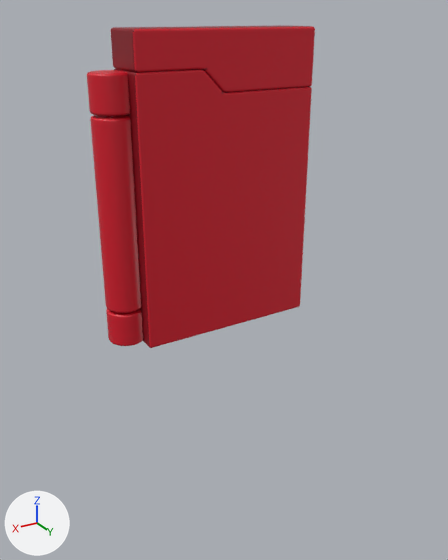
An edit to the Blender file assets-src/dex/pokedex.blend, drawn before and after from the same camera.
Both versions are drawn from a 50 mm lens placed at (0.097, 0.253, 0.145), pointed at (-0.059, -0.008, 0.015). Every picture has the same lights, and +X, +Y and +Z are marked at lower left. The picture after the commit comes second.

Objects in the first picture: 'Body', 'BodyTop', 'Hinge', 'HingeBottom', 'HingeTop'.
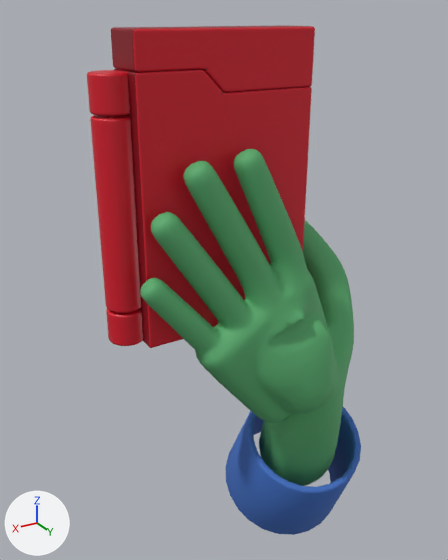
Where the change shows, as pixel boxes (x1, y1, x2, y2) in the pictures (448 x 560 px):
'Hand', added
    after: (140, 149, 361, 535)
    faces in mat_glovegreen (green #59ad6f): (140, 149, 354, 486)
    faces in mat_sleeveblue (blue #3f6fc4): (226, 407, 361, 535)

The change, as a list of edits to the scene's bpy script:
```text
Add mat_sleeveblue:
    mat_sleeveblue = principled_material('SleeveBlue')
    mat_sleeveblue.base_color = (0.05, 0.16, 0.55)  # blue #3f6fc4
    mat_sleeveblue.roughness = 0.75
Add mat_glovegreen:
    mat_glovegreen = principled_material('GloveGreen')
    mat_glovegreen.base_color = (0.1, 0.42, 0.16)  # green #59ad6f
    mat_glovegreen.roughness = 0.65
Add me_handmesh:
    me_handmesh.from_pydata(...)  # 4890 vertices, 8943 faces; spans x -0.139..0.002, y -0.039..0.052, z -0.151..0.091
    me_handmesh.polygons.foreach_set('use_smooth', [True] * 8943)
    # faces by material slot: [8655, 288]
    me_handmesh.materials.append(mat_glovegreen)  # green #59ad6f
    me_handmesh.materials.append(mat_sleeveblue)  # blue #3f6fc4
Add ob_hand:
    ob_hand = bpy.data.objects.new('Hand', me_handmesh)
    ob_hand.location = (0.0, 0.0, 0.0)
```
